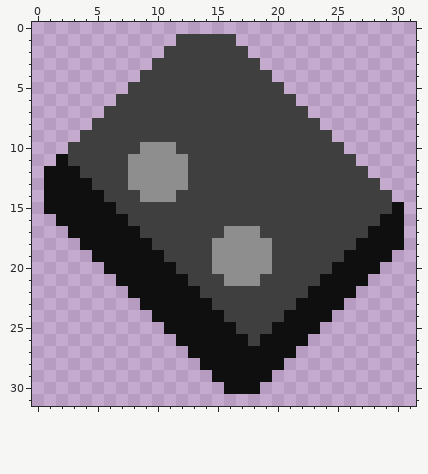
File history of a pixel-art sprite, sprites/items/Blackplate.png. This is how it looked before the edit.
The file is 32x32 pixels.
The result:
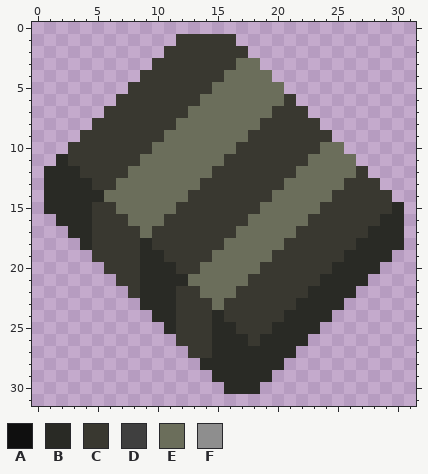
Palette (. is transparent): A #0f0f0f  B #292a25  C #393830  D #3f3f3f  E #6b6e5b  F #8e8e8e
From old to new:
Changed rows in their new state; - is an unchanged pixel.
first column x 1:
 1 -----------CCCCC--------------
 2 ----------CCCCCCC-------------
 3 ---------CCCCCCCEE------------
 4 --------CCCCCCCEEEE-----------
 5 -------CCCCCCCEEEEEE----------
 6 ------CCCCCCCEEEEEEEC---------
 7 -----CCCCCCCEEEEEEECCC--------
 8 ----CCCCCCCEEEEEEECCCCC-------
 9 ---CCCCCCCEEEEEEECCCCCCC------
10 --CCCCCCCEEEEEEECCCCCCCEE-----
11 -BCCCCCCEEEEEEECCCCCCCEEEE----
12 BBBCCCCEEEEEEECCCCCCCEEEEEC---
13 BBBBCCEEEEEEECCCCCCCEEEEECCC--
14 BBBBBEEEEEEECCCCCCCEEEEECCCCC-
15 BBBBCCEEEEECCCCCCCEEEEECCCCCCB
16 -BBBCCCEEECCCCCCCEEEEECCCCCCBB
17 --BBCCCCECCCCCCCEEEEECCCCCCBBB
18 ---BCCCCBCCCCCCEEEEECCCCCCBBBB
19 ----CCCCBBCCCCEEEEECCCCCCBBBB-
20 -----CCCBBBCCEEEEECCCCCCBBBB--
21 ------CCBBBBEEEEECCCCCCBBBB---
22 -------CBBBCCEEECCCCCCBBBB----
23 --------BBBCCCECCCCCCBBBB-----
24 ---------BBCCCBCCCCCBBBB------
25 ----------BCCCBBCCCBBBB-------
26 -----------CCCBBBCBBBB--------
27 ------------CCBBBBBBB---------
28 -------------BBBBBBB----------
29 --------------BBBBB-----------
30 ---------------BBB------------
Where, in picture pixels (left, top, right, bottom), the same in both pictures:
changed: (44, 34, 404, 394)
